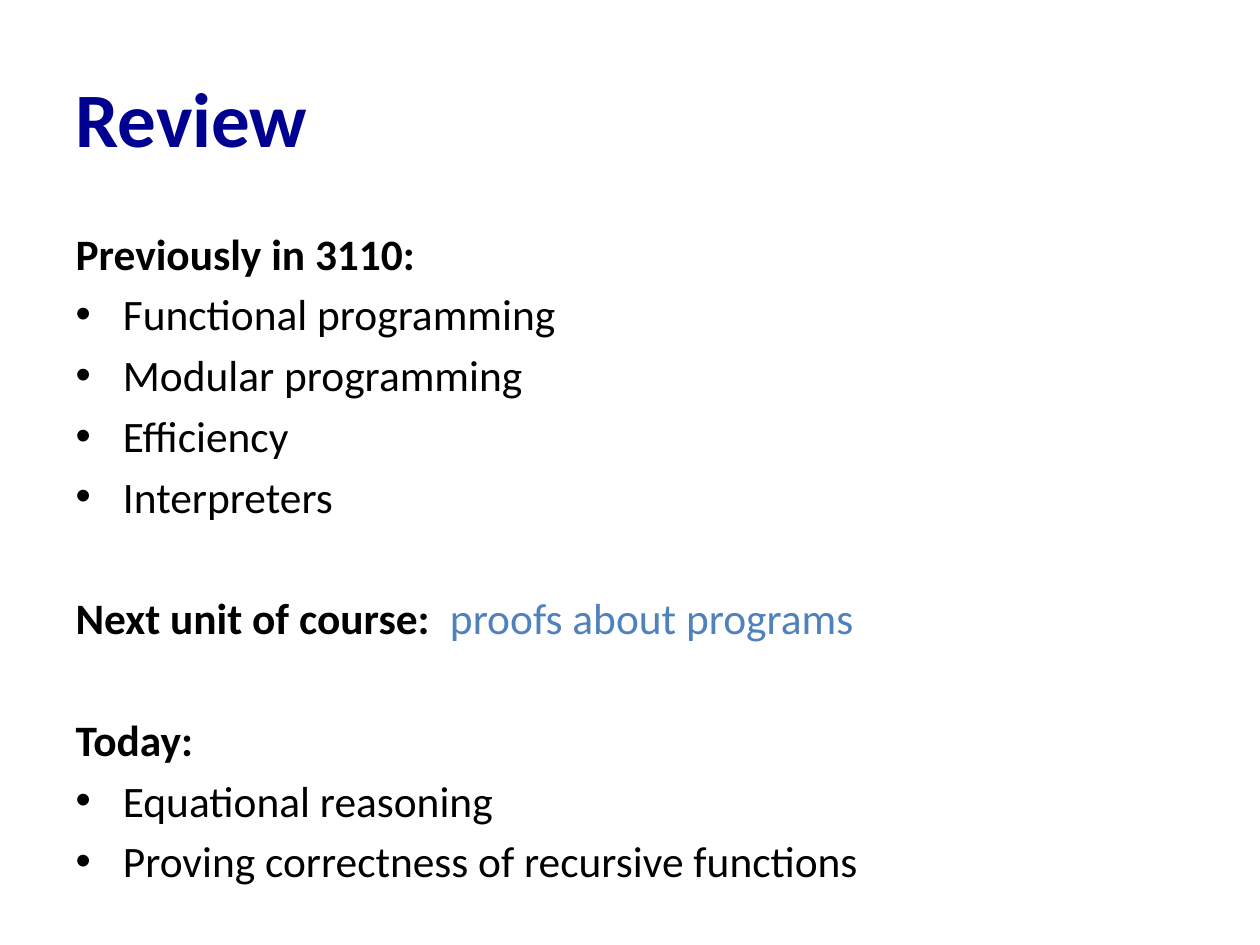
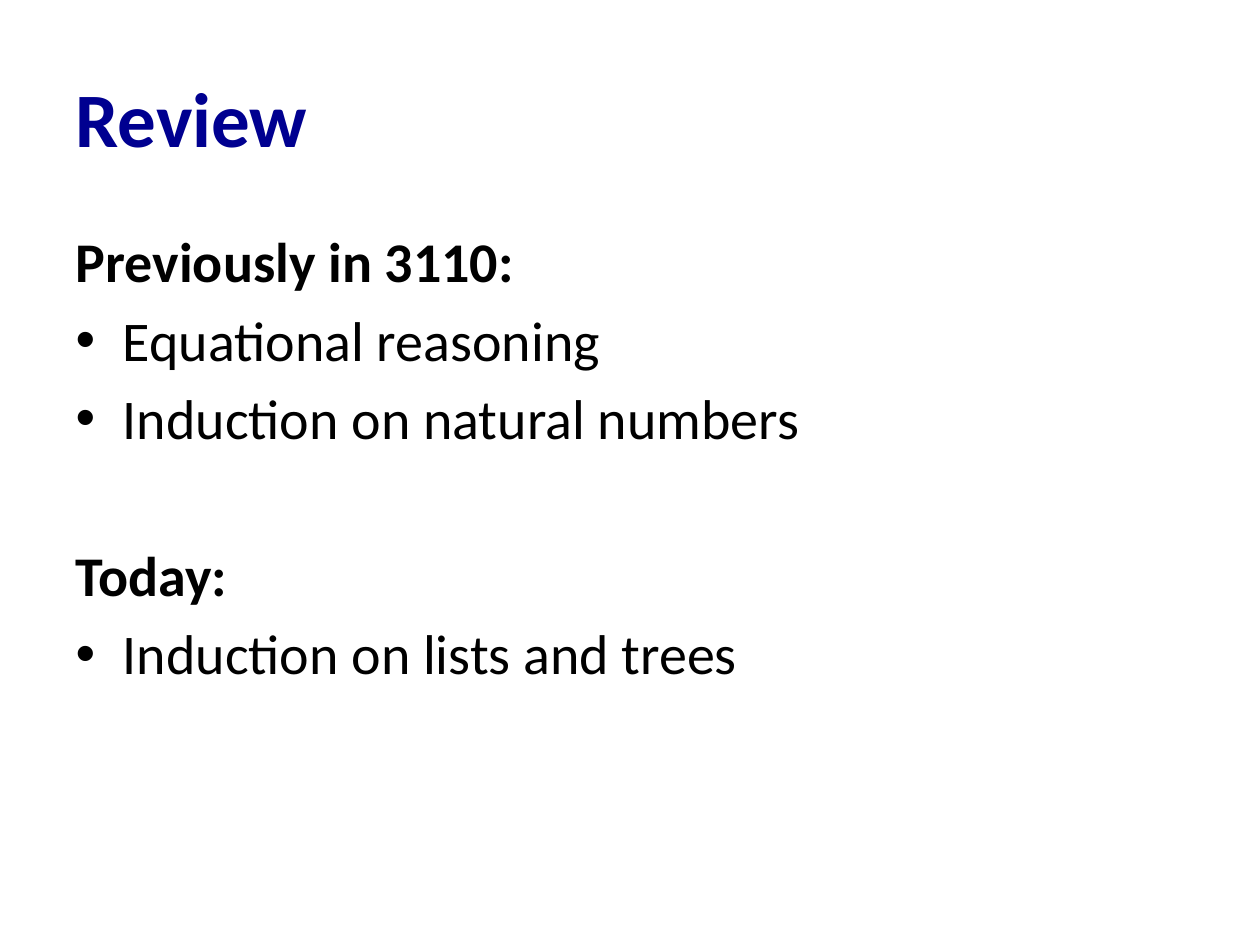
Before and after one commit to cs3110/materials-2019fa, a slide deck: slide 4 of 20-proofs/lec.pptx (slide 3 before the commit). Drawn at 1260x945 pixels with LibreOffice and Linux fonts; fonts in the diff are those of the drawing. Boxes give left, top, right and bottom in pixels: in the first picture for what was removed or moved away, otherwise in the second. Text is boxed around its words. In the diff, an @@ line names an element or a change of style, - is before the commit and + after.

```diff
--- a/20-proofs/lec.pptx
+++ b/20-proofs/lec.pptx
@@ text at (x1=76, y1=242, x2=514, y2=605): size 24.8 to 32 pt in "Previously in 3110:", "Today:"; more space between paragraphs @@
@@ text at (x1=123, y1=322, x2=799, y2=440): text changed; size 24.8 to 32 pt @@
-• Functional programming
-• Modular programming
-• Efficiency
-• Interpreters
-Next unit of course: proofs about programs
+• Equational reasoning
+• Induction on natural numbers
@@ text at (x1=123, y1=635, x2=737, y2=675): text changed; size 24.8 to 32 pt @@
-• Equational reasoning
-• Proving correctness of recursive functions
+• Induction on lists and trees
```
Also in this commit, not shown: 3 other slides changed, 16 slides added, 28 slides removed, 1 other file.
